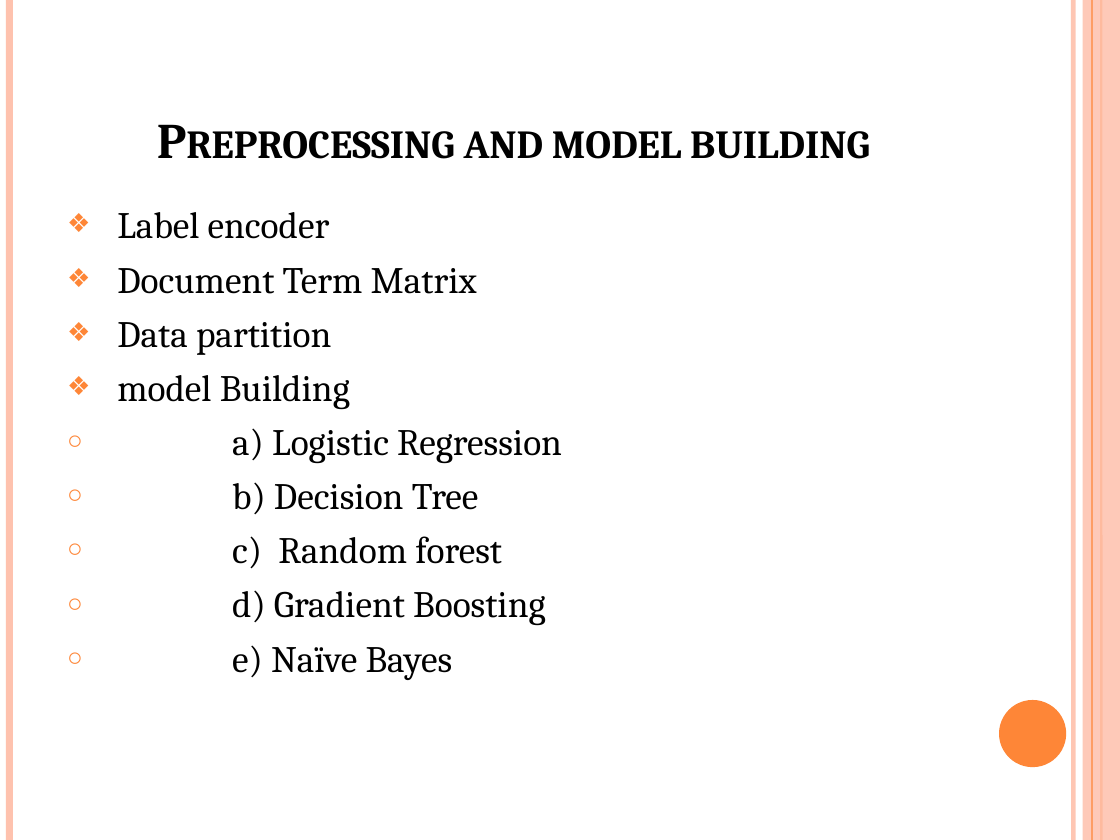
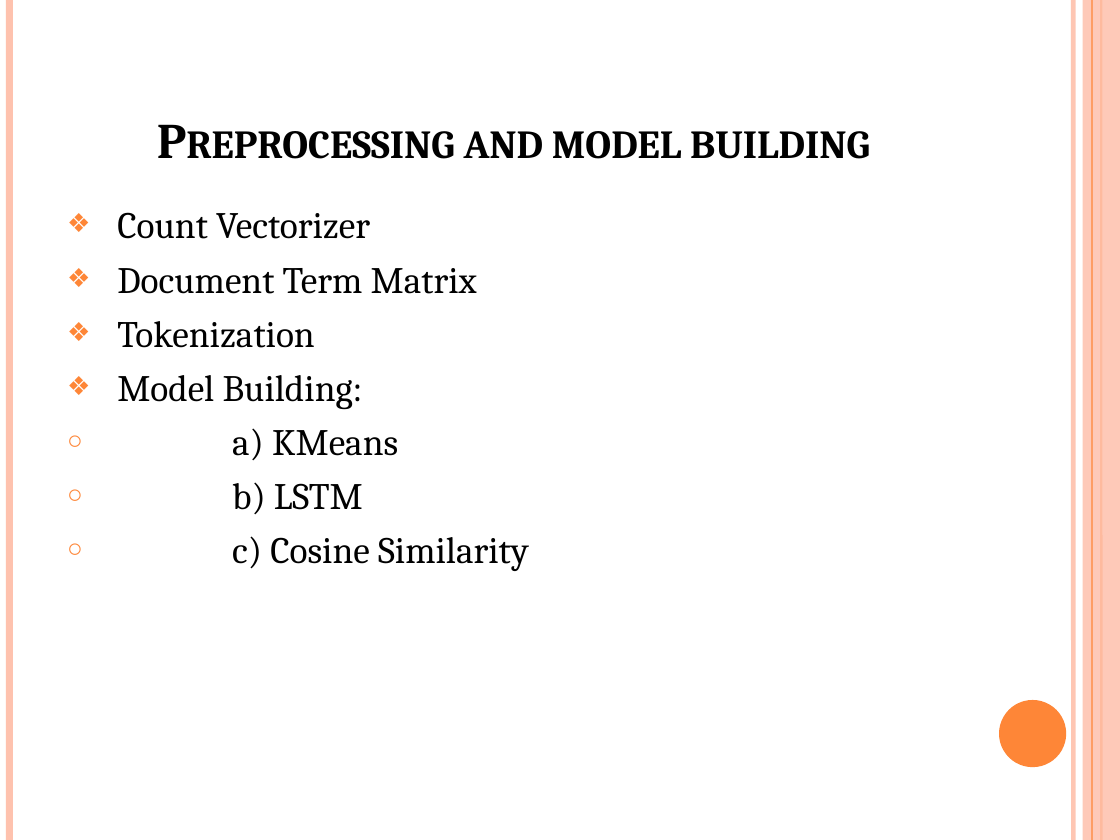
Before and after one commit to rushin236/Phone_Recommendation_System, a slide deck: slide 10 of Phone recommendation system.pptx. Drawn at 1120x840 pixels with LibreOffice and Linux fonts; fonts in the diff are those of the drawing. Boxes give left, top, right and bottom in pixels: in the first picture for what was removed or moved away, otherwise in the second. Text is boxed around its words. In the diff, an @@ line names an element or a change of style, - is before the commit and + after.

```diff
--- a/Phone recommendation system.pptx
+++ b/Phone recommendation system.pptx
@@ text at [117,212,370,239]: text changed @@
-❖ Label encoder
+❖ Count Vectorizer
@@ text at [117,321,529,571]: text changed @@
-❖ Data partition
-❖ model Building
-○ a) Logistic Regression
-○ b) Decision Tree
-○ c) Random forest
-○ d) Gradient Boosting
-○ e) Naïve Bayes
+❖ Tokenization
+❖ Model Building:
+○ a) KMeans
+○ b) LSTM
+○ c) Cosine Similarity
```
Also in this commit, not shown: 2 other slides changed, 6 slides added, 3 slides removed, 22 other files.
